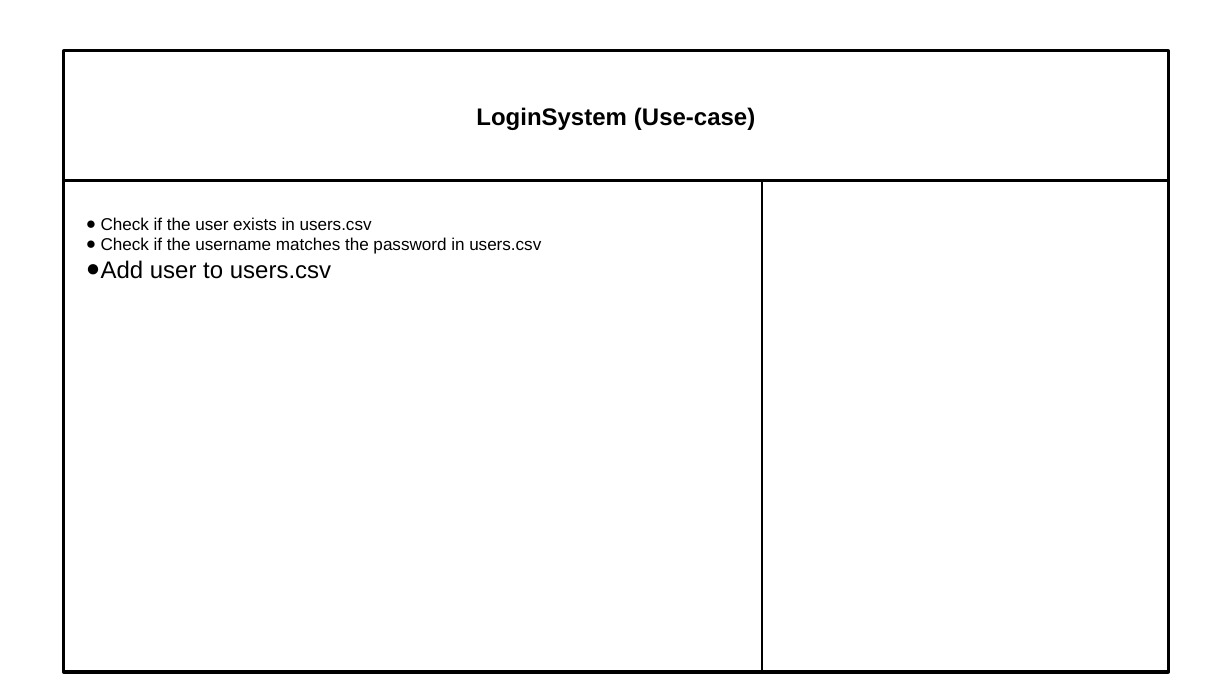
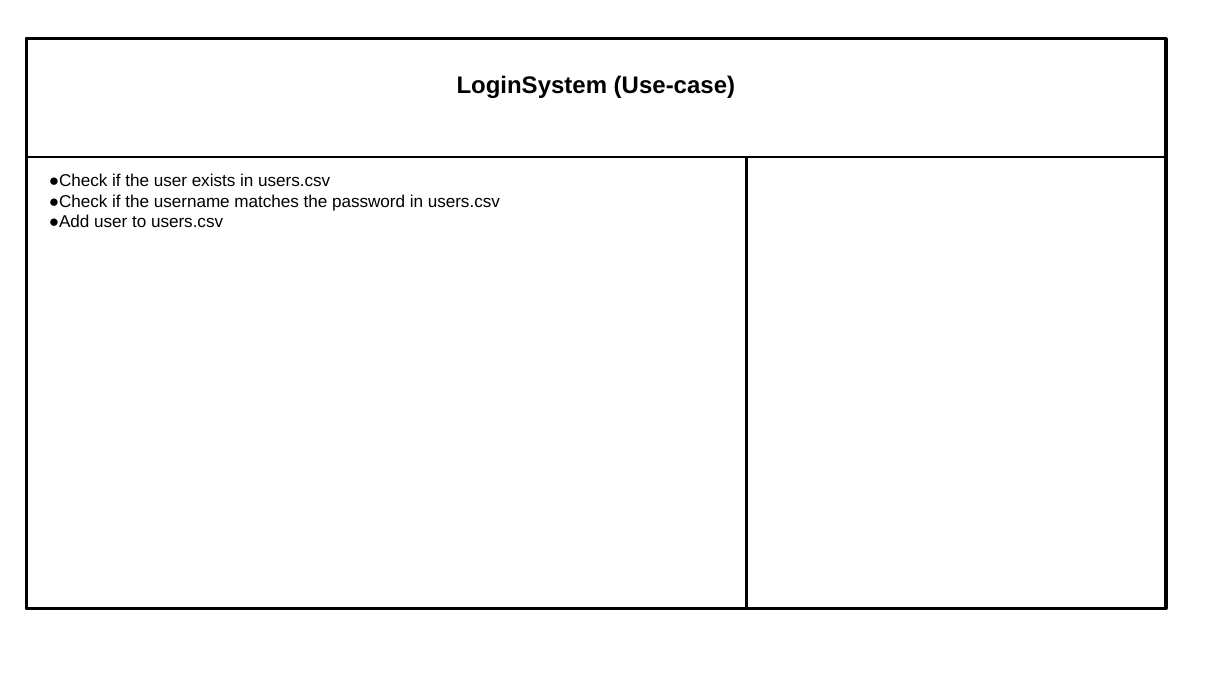
Before and after one commit to Jasmine-Zhuang/TicketVendorSystem, a slide deck: slide 17 of phase1/TicketVendor CRC Cards.pptx (slide 16 before the commit). Drawn at 1232x693 pixels with LibreOffice and Linux fonts; fonts in the diff are those of the drawing. Boxes give left, top, right and bottom in pixels: in the first picture for what was removed or moved away, otherwise in the second. Text is boxed around its words. In the diff, an @@ line names an element or a change of style, - is before the commit and + after.

```diff
--- a/phase1/TicketVendor CRC Cards.pptx
+++ b/phase1/TicketVendor CRC Cards.pptx
@@ rectangle "LoginSystem (Use-case)": place and size @@
-rectangle "LoginSystem (Use-case)" at (64,52,1169,181)
+rectangle "LoginSystem (Use-case)" at (27,38,1167,156)
@@ rectangle: place and size @@
-rectangle at (64,52,1169,673)
+rectangle at (27,38,1167,607)
@@ rectangle "●Check if the user exists ...": place and size @@
-rectangle "●Check if the user exists ..." at (64,180,763,671)
+rectangle "●Check if the user exists ..." at (27,158,747,609)
@@ text in rectangle at (49,173,500,227): text changed @@
-● Check if the user exists in users.csv
-● Check if the username matches the password in users.csv
-● Add user to users.csv
+●Check if the user exists in users.csv
+●Check if the username matches the password in users.csv
+●Add user to users.csv
@@ rectangle: place and size @@
-rectangle at (761,180,1168,671)
+rectangle at (747,158,1165,609)
```
Also in this commit, not shown: 8 other slides changed.
